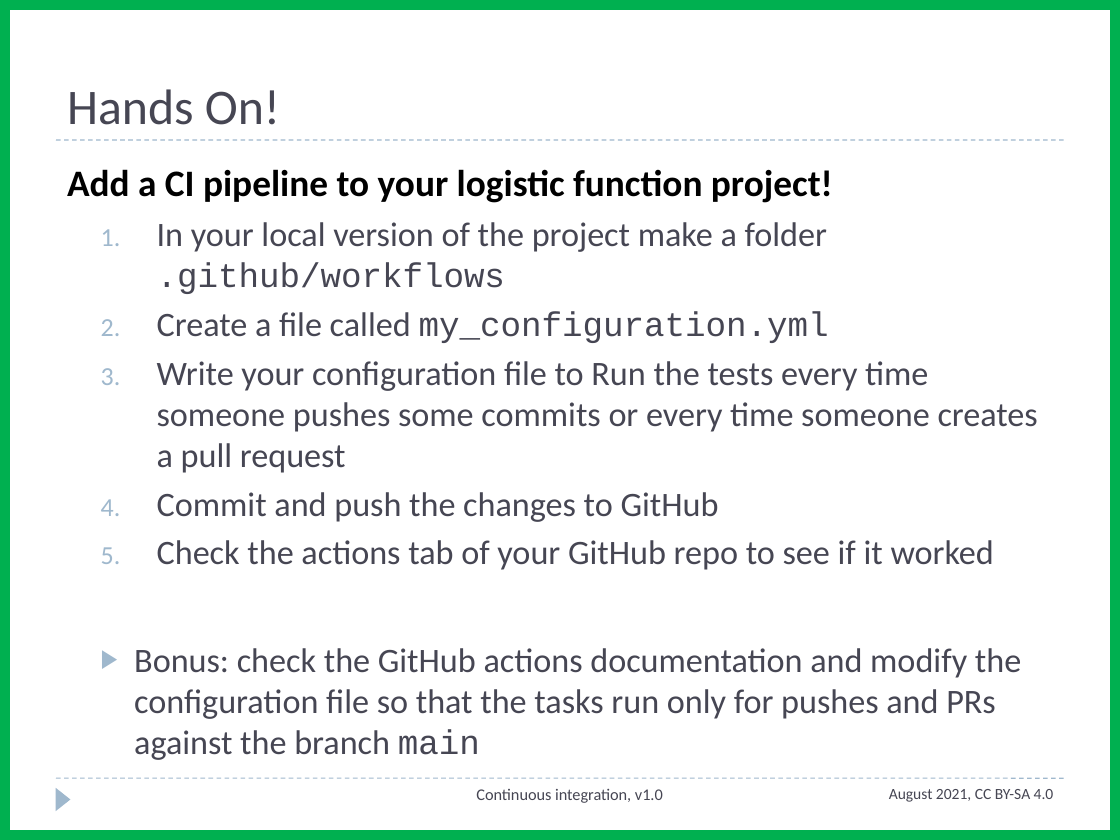
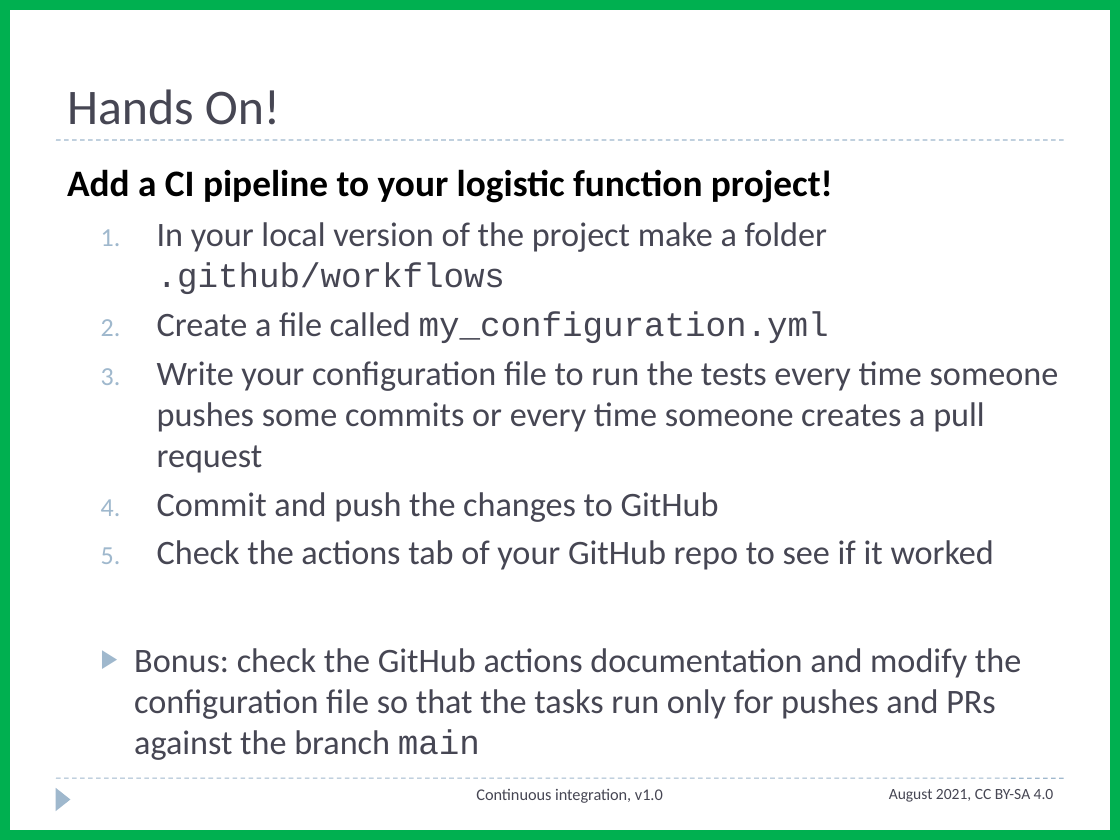
Before and after one commit to ASPP/testing_debugging_profiling, a slide deck: slide 13 of continuous_integration.pptx. Drawn at 1120x840 pixels with LibreOffice and Linux fonts; fonts in the diff are those of the drawing. Boxes give left, top, right and bottom in pixels: in the first picture for what was removed or moved away, otherwise in the second. Text is boxed around its words. In the diff, an @@ line names an element or a change of style, - is before the commit and + after.

```diff
--- a/continuous_integration.pptx
+++ b/continuous_integration.pptx
@@ text at (157,361,1059,473): text changed @@
-  3. Write your configuration file to Run the tests every time someone pushes some commits or every time someone creates a pull request
+  3. Write your configuration file to run the tests every time someone pushes some commits or every time someone creates a pull request
```
Also in this commit, not shown: 3 other slides changed.
